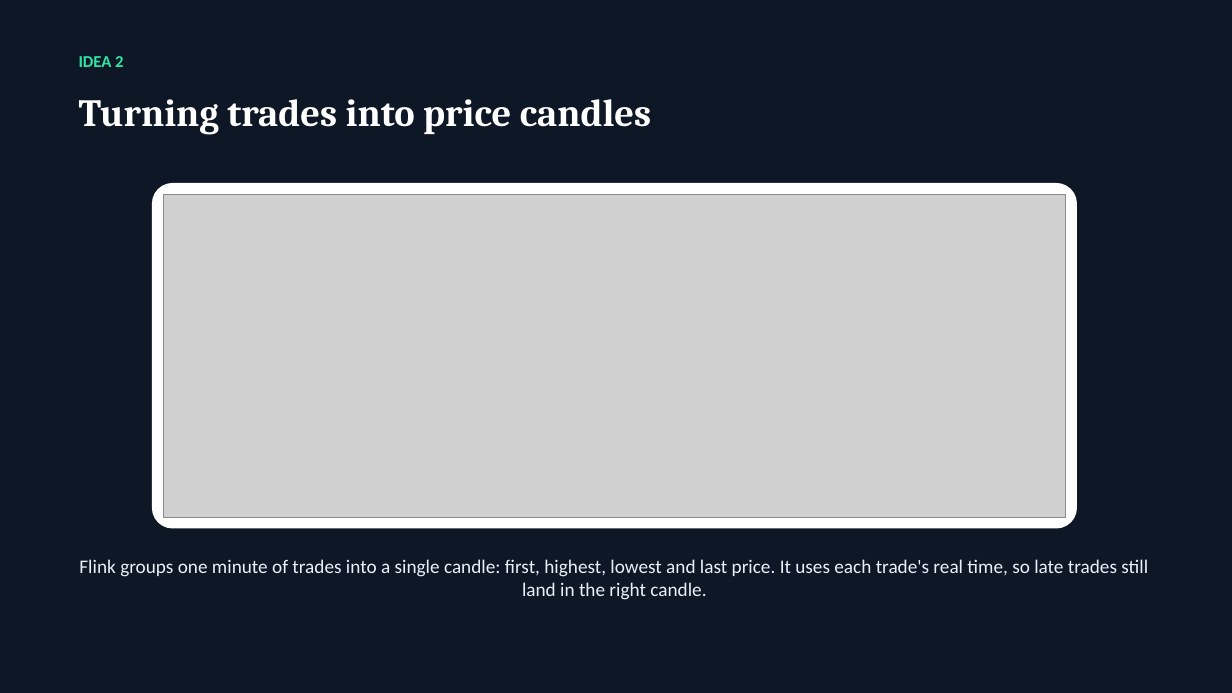
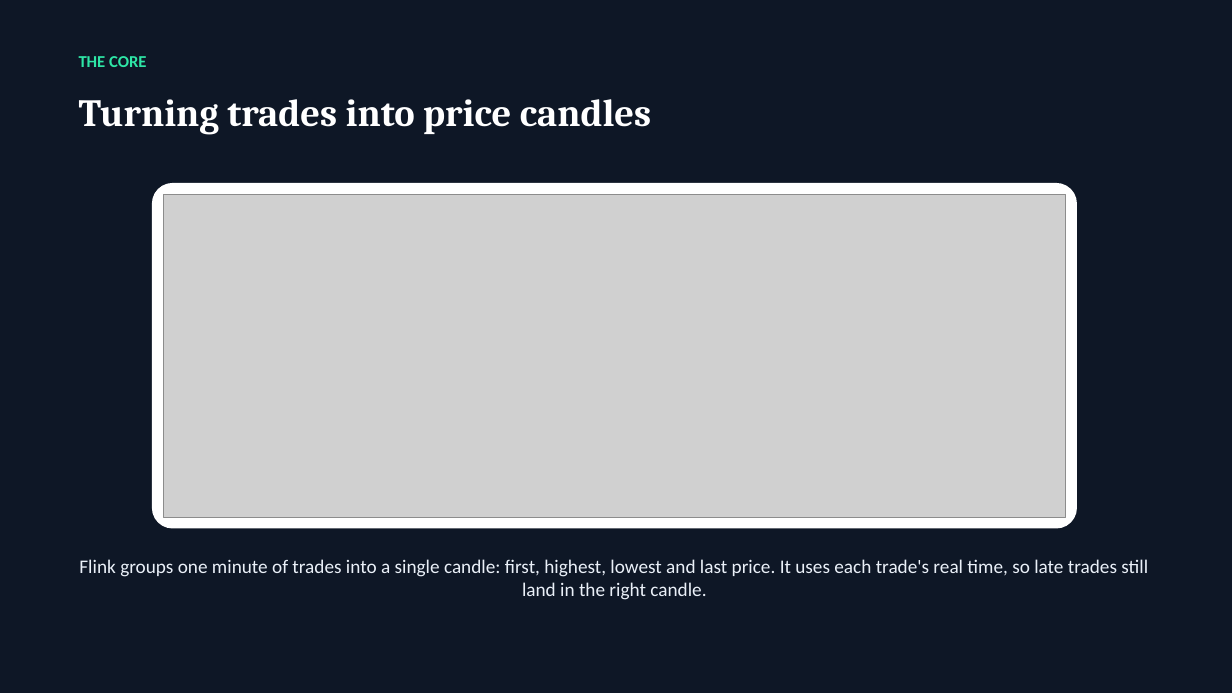
Before and after one commit to kodandachalla/RTBDP_Project, a slide deck: slide 13 of Proposal_Report_Presentation/RTBDP_Presentation_Kodanda_Challa.pptx (slide 10 before the commit). Drawn at 1232x693 pixels with LibreOffice and Linux fonts; fonts in the diff are those of the drawing; grey boxes stand for pictures. Boxes give left, top, right and bottom in pixels: in the first picture for what was removed or moved away, otherwise in the second. Text is boxed around its words. In the diff, an @@ line names an element or a change of style, - is before the commit and + after.

```diff
--- a/Proposal_Report_Presentation/RTBDP_Presentation_Kodanda_Challa.pptx
+++ b/Proposal_Report_Presentation/RTBDP_Presentation_Kodanda_Challa.pptx
@@ text at (79,56,146,67): text changed @@
-IDEA 2
+THE CORE
```
Also in this commit, not shown: 4 other slides changed, 1 slide added, 1 slide removed, 10 other files.
